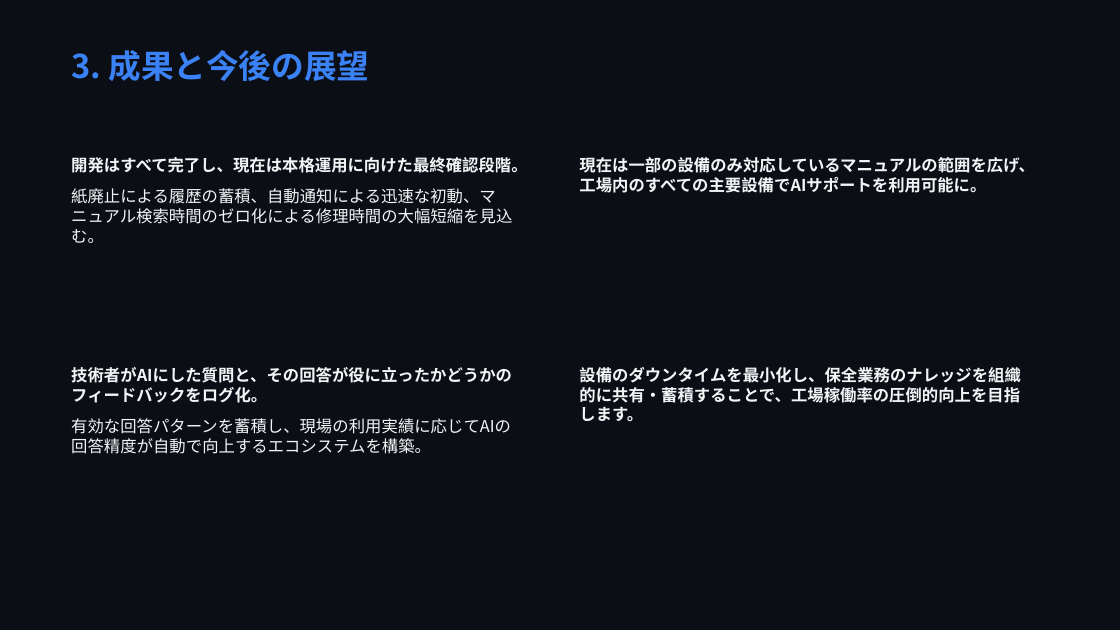
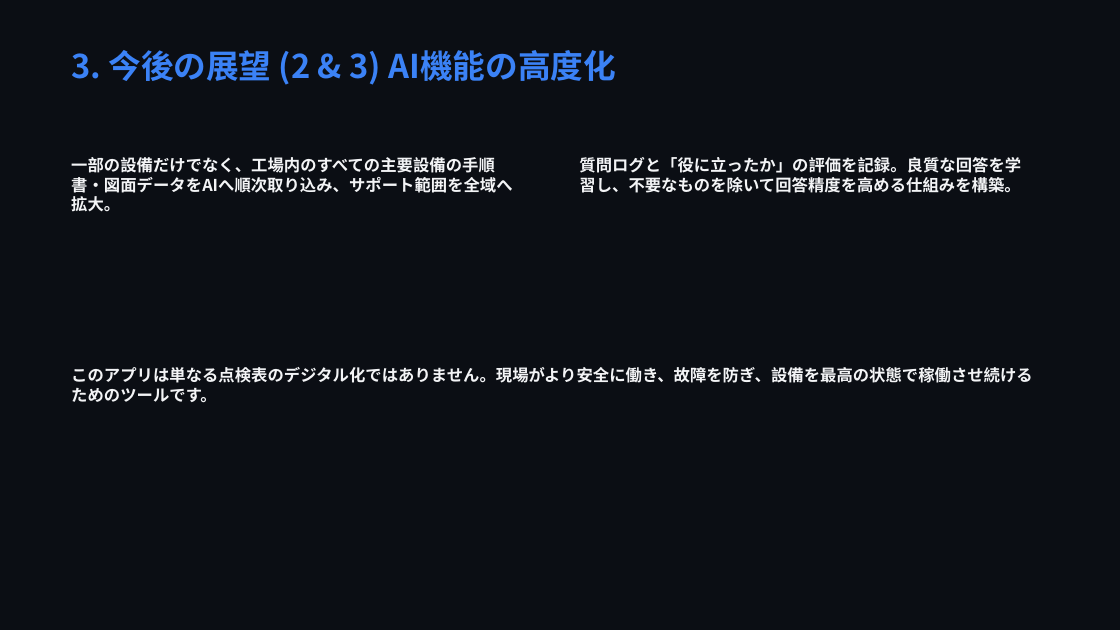
Before and after one commit to markjosephdsgatdula-dotcom/seibi-app-presentation, a slide deck: slide 8 of seibi_presentation.pptx. Drawn at 1120x630 pixels with LibreOffice and Linux fonts; fonts in the diff are those of the drawing. Boxes give left, top, right and bottom in pixels: in the first picture for what was removed or moved away, otherwise in the second. Text is boxed around its words. In the diff, an @@ line names an element or a change of style, - is before the commit and + after.

```diff
--- a/seibi_presentation.pptx
+++ b/seibi_presentation.pptx
@@ text at bbox=[71, 50, 616, 85]: text changed @@
-3. 成果と今後の展望
+3. 今後の展望 (2 & 3) AI機能の高度化
@@ text at bbox=[71, 157, 512, 212]: text changed; bold on @@
-開発はすべて完了し、現在は本格運用に向けた最終確認段階。
-紙廃止による履歴の蓄積、自動通知による迅速な初動、マニュアル検索時間のゼロ化による修理時間の大幅短縮を見込む。
+一部の設備だけでなく、工場内のすべての主要設備の手順書・図面データをAIへ順次取り込み、サポート範囲を全域へ拡大。
@@ text at bbox=[579, 157, 1021, 193]: text changed @@
-現在は一部の設備のみ対応しているマニュアルの範囲を広げ、工場内のすべての主要設備でAIサポートを利用可能に。
+質問ログと「役に立ったか」の評価を記録。良質な回答を学習し、不要なものを除いて回答精度を高める仕組みを構築。
@@ text at bbox=[71, 367, 1033, 403]: text changed; bold on @@
-技術者がAIにした質問と、その回答が役に立ったかどうかのフィードバックをログ化。
-有効な回答パターンを蓄積し、現場の利用実績に応じてAIの回答精度が自動で向上するエコシステムを構築。
+このアプリは単なる点検表のデジタル化ではありません。現場がより安全に働き、故障を防ぎ、設備を最高の状態で稼働させ続けるためのツールです。
@@ text removed at bbox=[579, 367, 1020, 421] @@
-設備のダウンタイムを最小化し、保全業務のナレッジを組織的に共有・蓄積することで、工場稼働率の圧倒的向上を目指します。
```
Also in this commit, not shown: 7 other slides changed, 13 other files.
